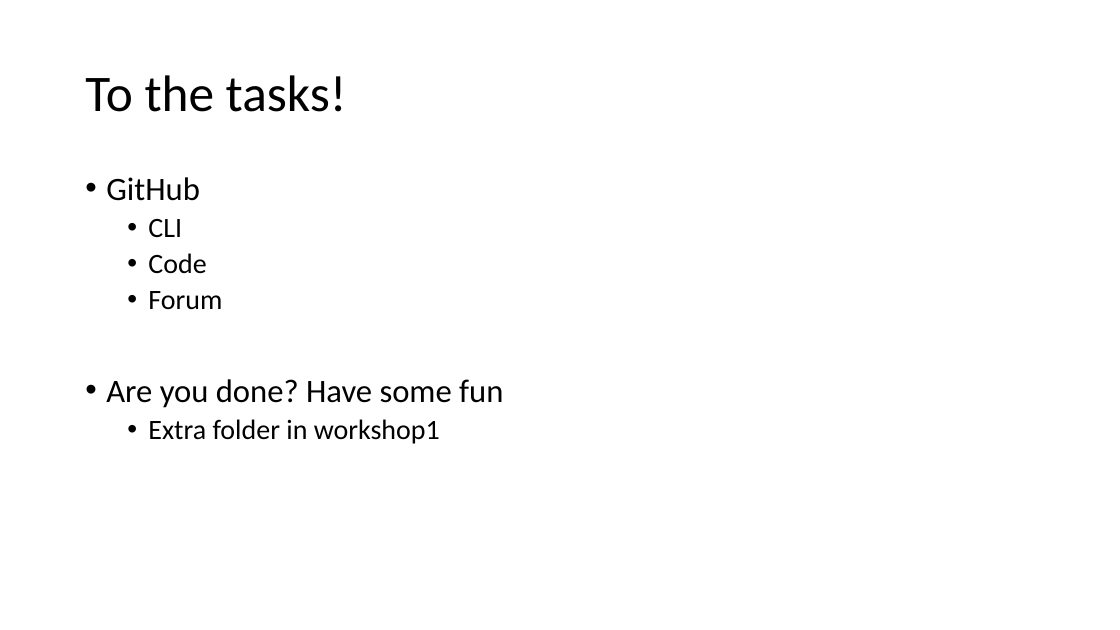
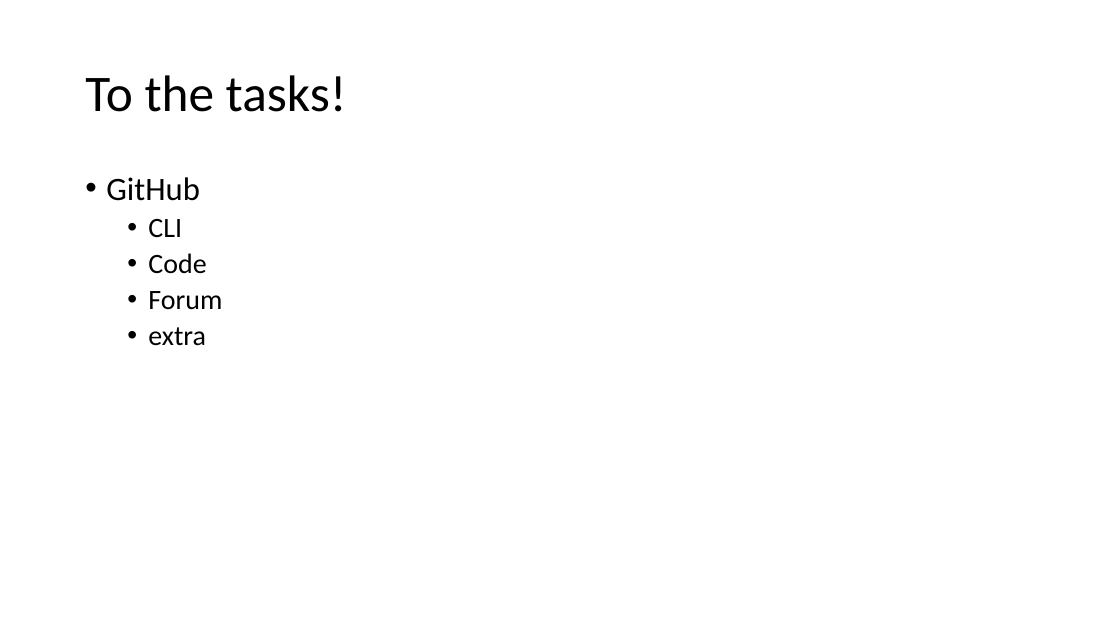
Before and after one commit to fortedigital/cg-kafka, a slide deck: slide 54 of workshop1/Kafka - 101.pptx (slide 52 before the commit). Drawn at 1120x630 pixels with LibreOffice and Linux fonts; fonts in the diff are those of the drawing. Boxes give left, top, right and bottom in pixels: in the first picture for what was removed or moved away, otherwise in the second. Text is boxed around its words. In the diff, an @@ line names an element or a change of style, - is before the commit and + after.

```diff
--- a/workshop1/Kafka - 101.pptx
+++ b/workshop1/Kafka - 101.pptx
@@ text at (x1=148, y1=327, x2=206, y2=346): text changed; size 28 to 24 pt @@
-• Are you done? Have some fun
-  • Extra folder in workshop1
+  • extra
```
Also in this commit, not shown: 7 other slides changed, 3 slides added, 2 slides removed.
